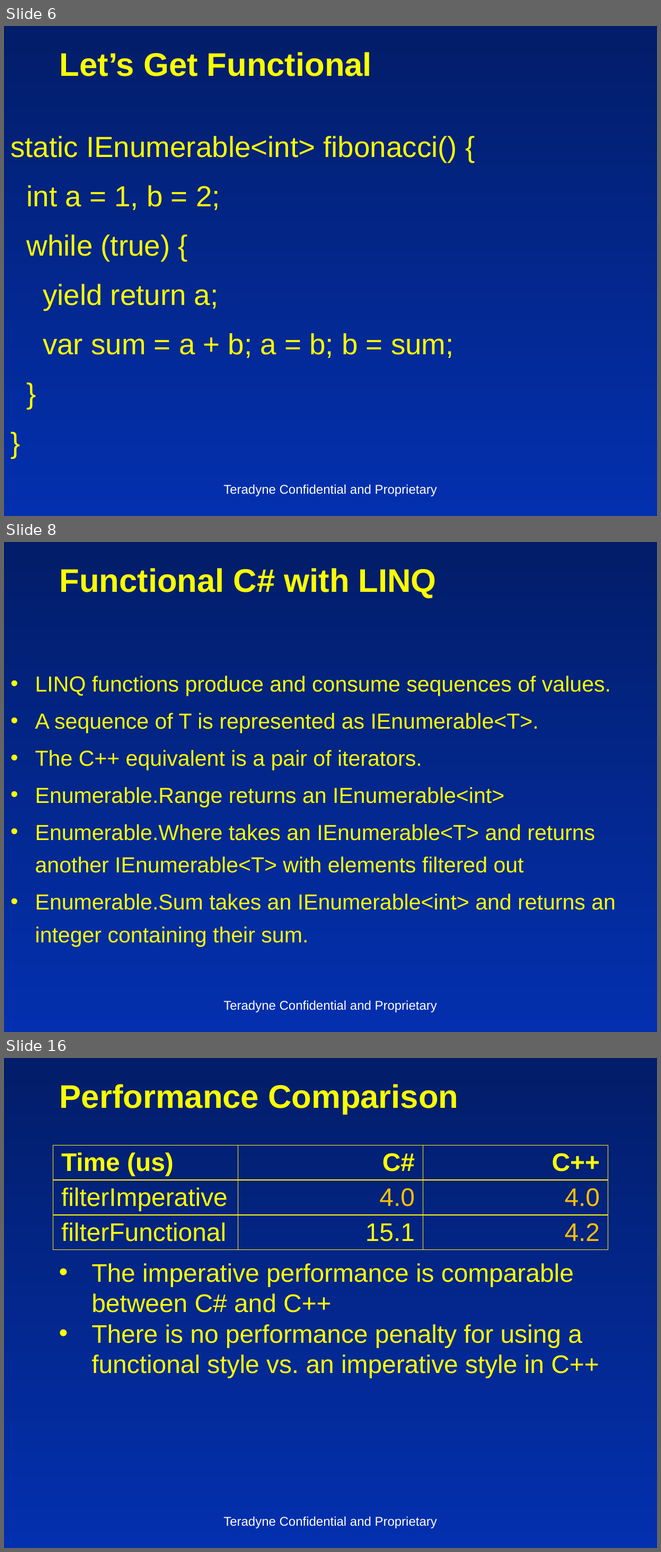
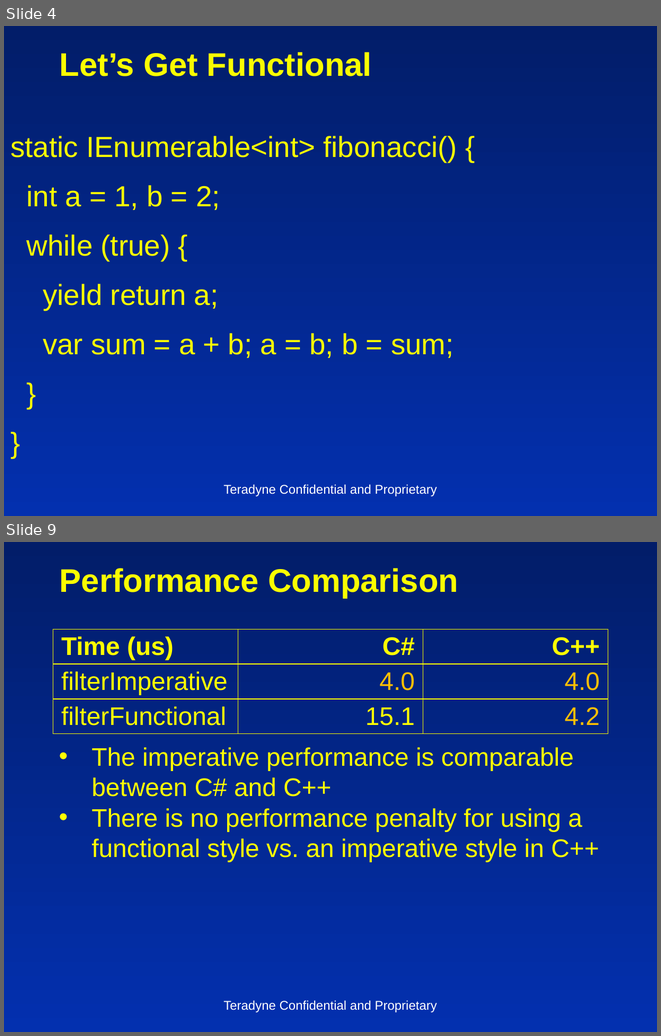
Before and after one commit to insideoutclub/Euler, a slide deck: FiveEasyPieces2.pptx. Shown one above the other, each under a label of ours: slides 6, 8 and 16 before the commit, slides 4 and 9 after it; the slides between them are not shown. The pictures are 661x1552 and 661x1036 pixels, drawn with LibreOffice and Linux fonts; fonts in the diff are those of the drawing. Boxes give left, top, right and bottom in pixels: in the first picture for what was removed or moved away, otherwise in the second. Text is boxed around its words. In the diff, an @@ line names an element or a change of style, - is before the commit and + after.

```diff
--- a/FiveEasyPieces2.pptx
+++ b/FiveEasyPieces2.pptx
@@ slide 8 removed at [4, 542, 657, 1032], background gradient #021D69 to #0330AF @@
@@ title removed at [60, 568, 436, 598] @@
-Functional C# with LINQ
@@ text removed at [35, 676, 616, 946] @@
-• LINQ functions produce and consume sequences of values.
-• A sequence of T is represented as IEnumerable<T>.
-• The C++ equivalent is a pair of iterators.
-• Enumerable.Range returns an IEnumerable<int>
-• Enumerable.Where takes an IEnumerable<T> and returns another IEnumerable<T> with elements filtered out
-• Enumerable.Sum takes an IEnumerable<int> and returns an integer containing their sum.
@@ text removed at [223, 1000, 437, 1012] @@
-Teradyne Confidential and Proprietary
@@ what was slide 6 is now slide 4 @@
@@ what was slide 16 is now slide 9 @@
```
Also in this commit, not shown: 5 slides changed, 6 other slides removed, 1 other file.
